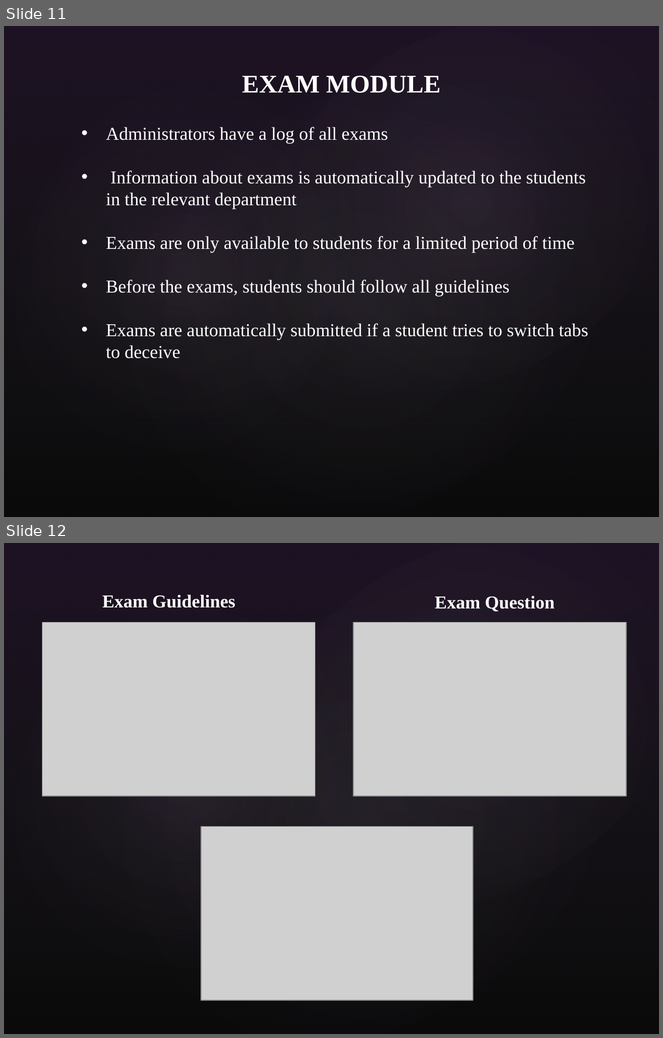
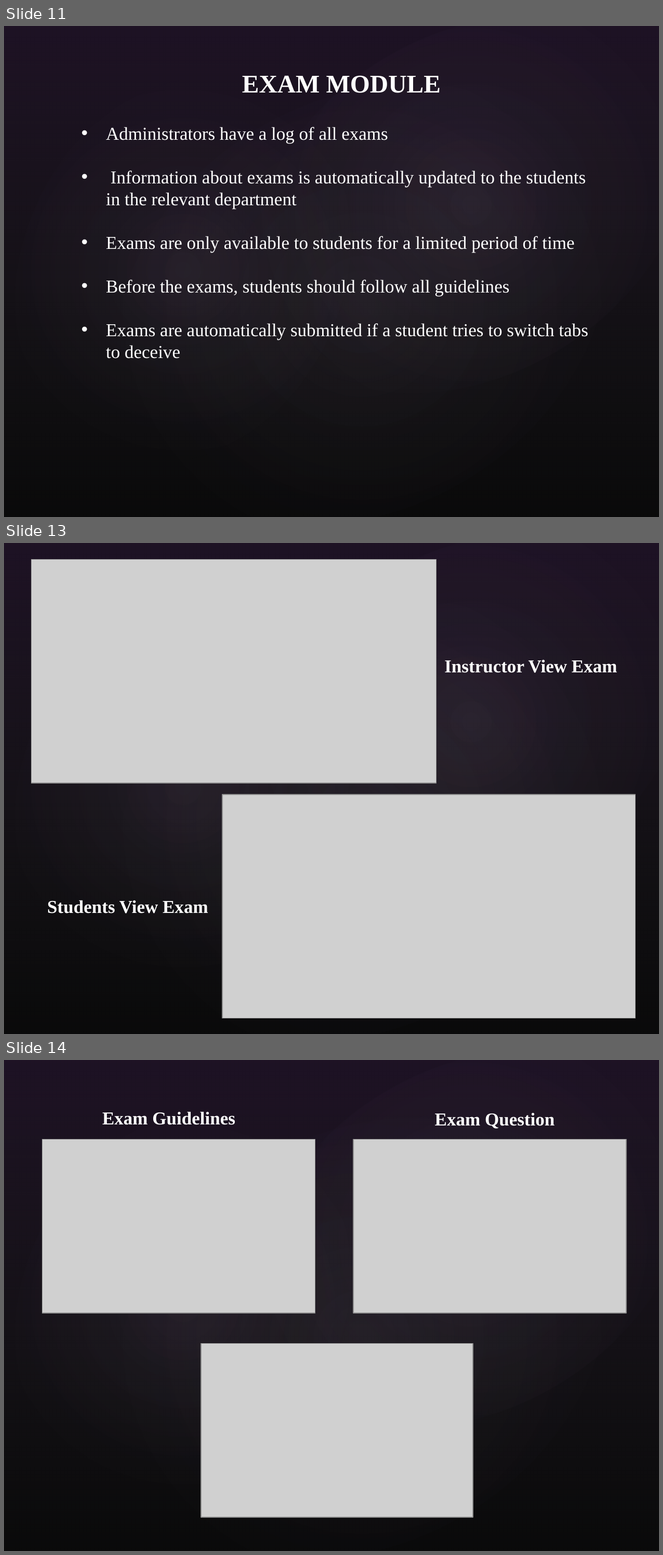
Before and after one commit to fake-friend/online_examination_with_security, a slide deck: Project.pptx. Shown one above the other, each under a label of ours: slides 11 and 12 before the commit, slides 11, 13 and 14 after it; the slides between them are not shown. The pictures are 663x1038 and 663x1555 pixels, drawn with LibreOffice and Linux fonts; fonts in the diff are those of the drawing; grey boxes stand for pictures; background and template pictures are left out. Boxes give left, top, right and bottom in pixels: in the first picture for what was removed or moved away, otherwise in the second. Text is boxed around its words. In the diff, an @@ line names an element or a change of style, - is before the commit and + after.

```diff
--- a/Project.pptx
+++ b/Project.pptx
@@ slide 13 added at [4, 543, 659, 1034], background picture (left out); not listed: 4 template elements that a slide beside it also shows @@
@@ picture added at [32, 560, 437, 783] @@
@@ title added at [444, 659, 618, 673], 20 pt, text #FFFFFF, bold @@
+Instructor View Exam
@@ picture added at [222, 795, 636, 1019] @@
@@ text added at [47, 900, 208, 914], 20 pt, text #FFFFFF, bold @@
+Students View Exam
@@ what was slide 12 is now slide 14 @@
```
Also in this commit, not shown: 1 other slide added.
